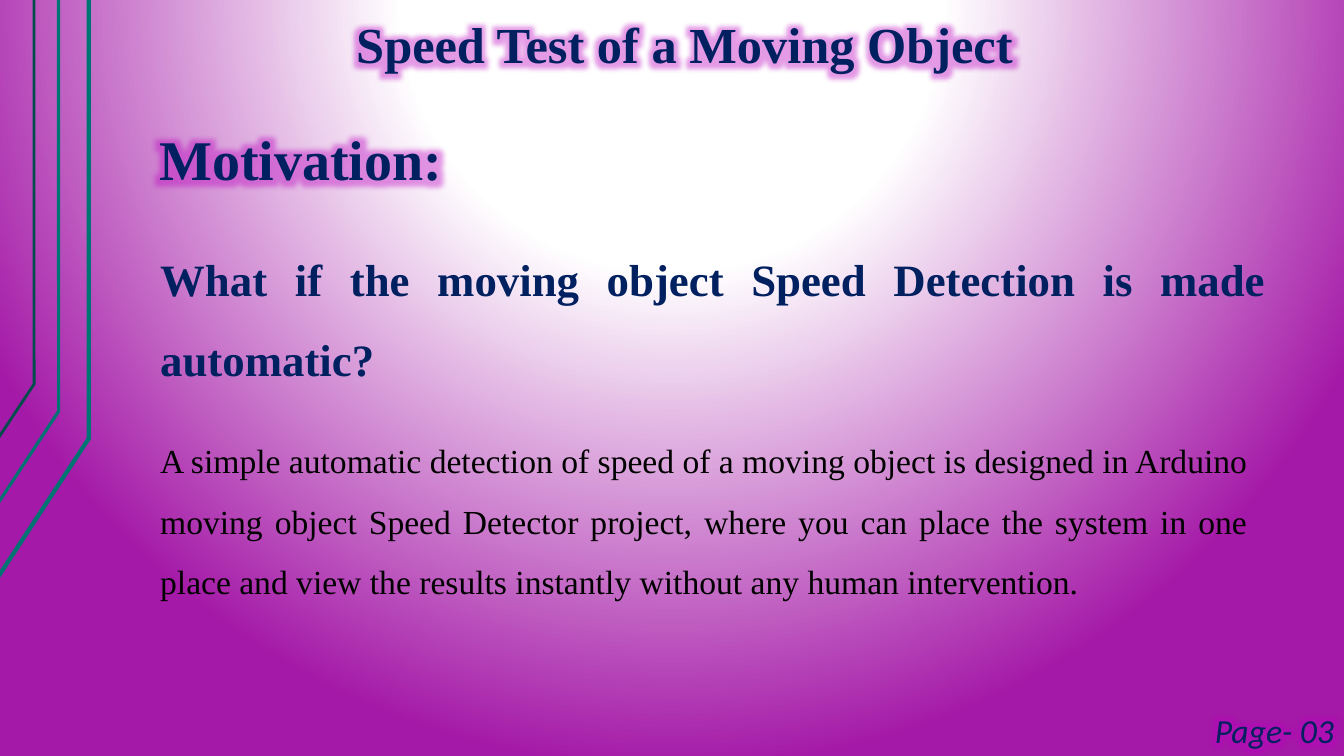
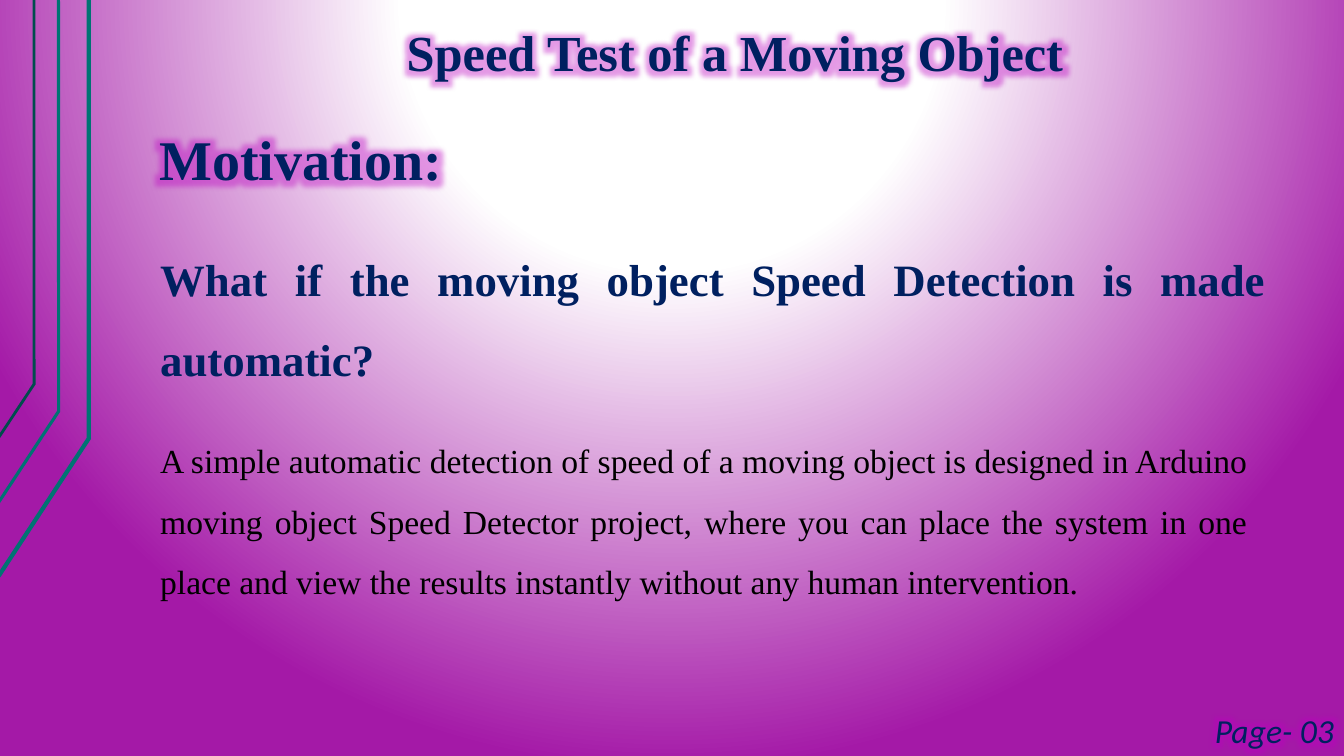
Before and after one commit to sorowar-cse/Microprocessor-Project, a slide deck: slide 3 of Final/MM & ES Lab_Project-Proposal_Presentation_of_Team-Bratva.pptx. Drawn at 1344x756 pixels with LibreOffice and Linux fonts; fonts in the diff are those of the drawing. Boxes give left, top, right and bottom in pixels: in the first picture for what was removed or moved away, otherwise in the second. Text is boxed around its words. In the diff, an @@ line names an element or a change of style, - is before the commit and + after.

```diff
--- a/Final/MM & ES Lab_Project-Proposal_Presentation_of_Team-Bratva.pptx
+++ b/Final/MM & ES Lab_Project-Proposal_Presentation_of_Team-Bratva.pptx
@@ text "Speed Test of a Moving ..." moved from (x1=356, y1=24, x2=1012, y2=74) to (x1=407, y1=32, x2=1063, y2=82) @@
```
